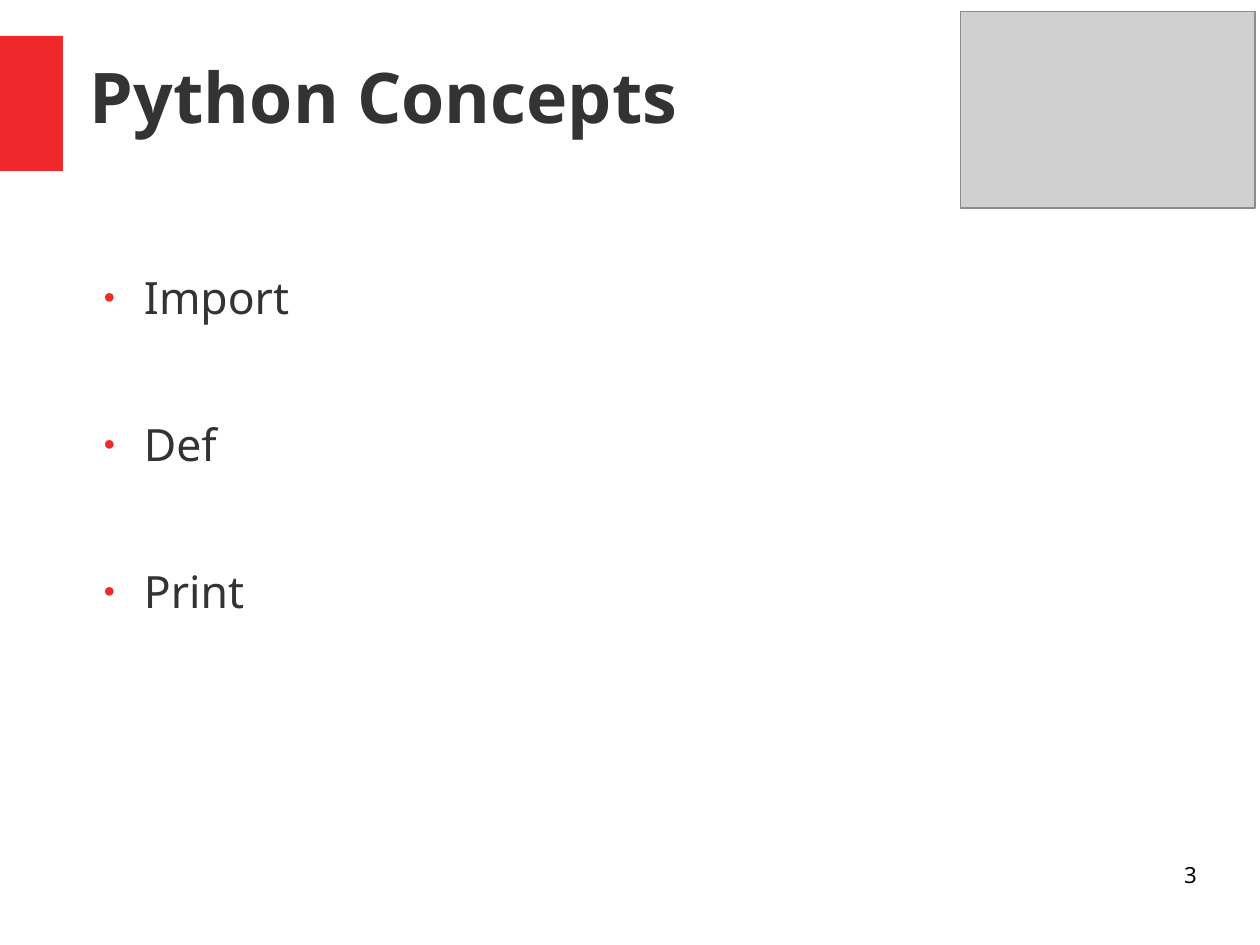
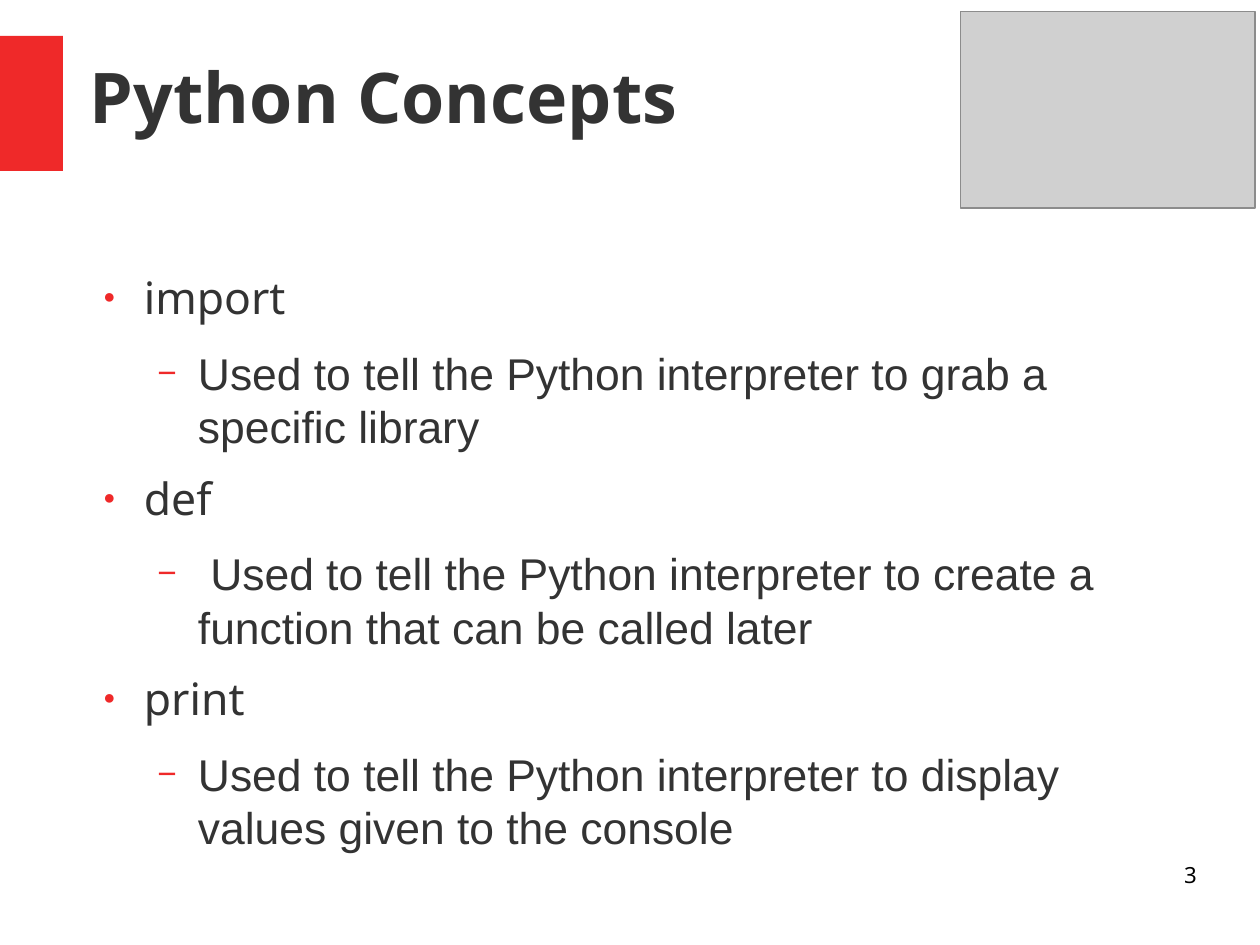
Before and after one commit to electrodynamics-engineering-laboratory/Python-Workshop, a slide deck: slide 3 of Slideshow/PythonWorkshopSlideshow.odp. Drawn at 1260x945 pixels with LibreOffice and Linux fonts; fonts in the diff are those of the drawing; grey boxes stand for pictures. Boxes give left, top, right and bottom in pixels: in the first picture for what was removed or moved away, otherwise in the second. Text is boxed around its words. In the diff, an @@ line names an element or a change of style, - is before the commit and + after.

```diff
--- a/Slideshow/PythonWorkshopSlideshow.odp
+++ b/Slideshow/PythonWorkshopSlideshow.odp
@@ text at (144, 281, 1094, 854): text changed; font Noto Sans to Arial @@
-● Import
-● Def
-● Print
+● import
+  − Used to tell the Python interpreter to grab a specific library
+● def
+  − Used to tell the Python interpreter to create a function that can be called later
+● print
+  − Used to tell the Python interpreter to display values given to the console
```
Also in this commit, not shown: 3 other slides changed, 2 slides added, 3 slides removed.
